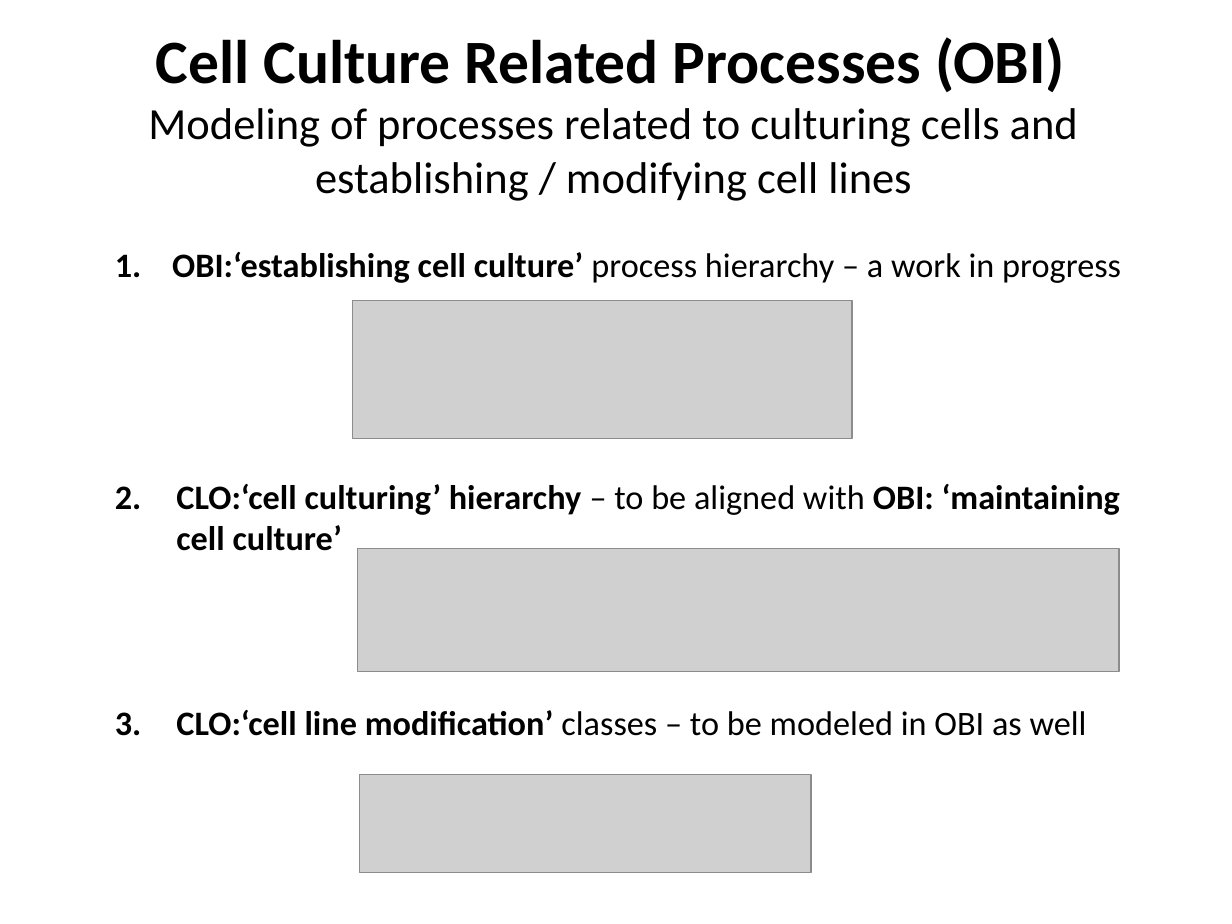
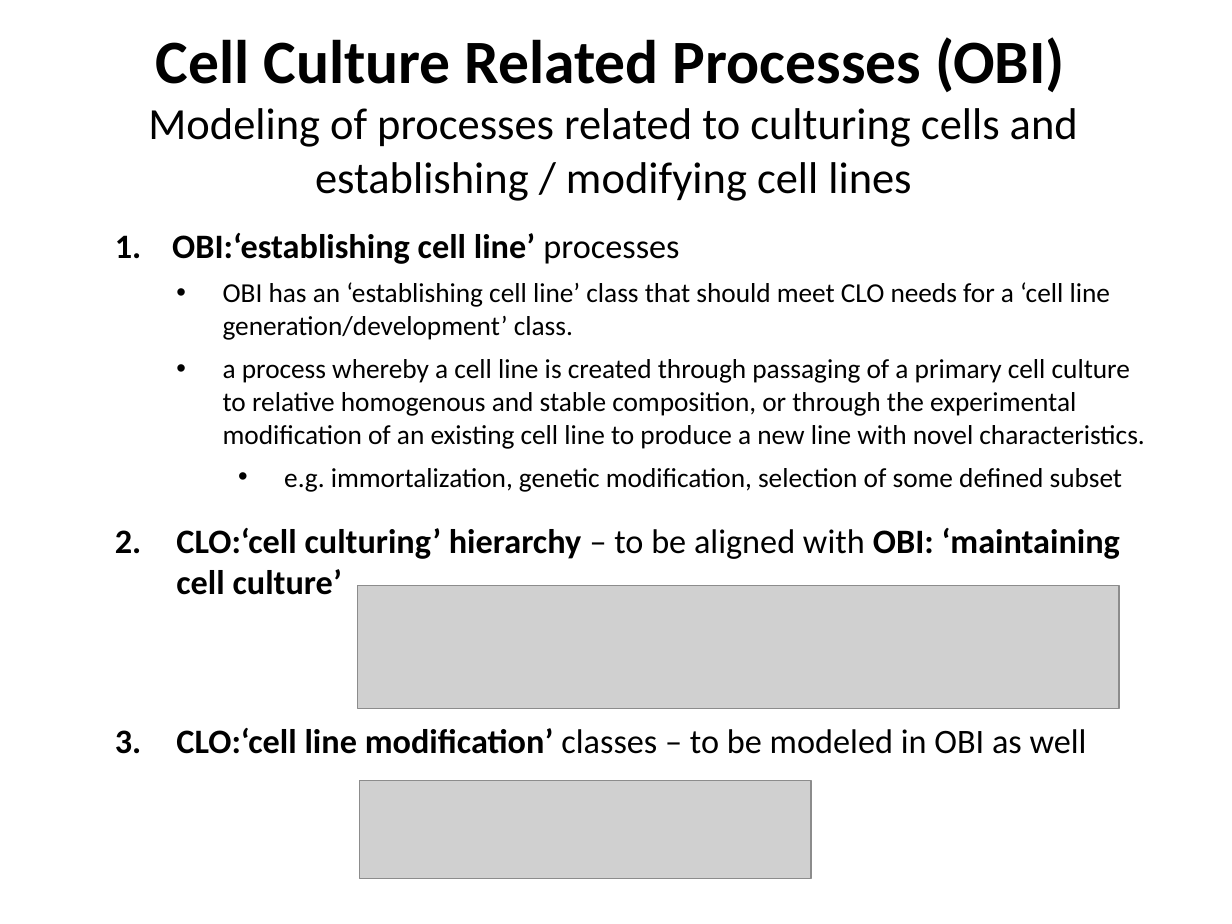
Before and after one commit to obi-ontology/obi-legacy-svn, a slide deck: slide 11 of trunk/docs/presentations/OBI-CLO-CL March 2013 Alignment/3-21-13_CLO-OBI_cell_culture_alignment.pptx (slide 10 before the commit). Drawn at 1232x924 pixels with LibreOffice and Linux fonts; fonts in the diff are those of the drawing; grey boxes stand for pictures. Boxes give left, top, right and bottom in pixels: in the first picture for what was removed or moved away, otherwise in the second. Text is boxed around its words. In the diff, an @@ line names an element or a change of style, - is before the commit and + after.

```diff
--- a/trunk/docs/presentations/OBI-CLO-CL March 2013 Alignment/3-21-13_CLO-OBI_cell_culture_alignment.pptx
+++ b/trunk/docs/presentations/OBI-CLO-CL March 2013 Alignment/3-21-13_CLO-OBI_cell_culture_alignment.pptx
@@ text "1. OBI:‘establishing cell line’ processes": place and size @@
-text "1. OBI:‘establishing cell line’ processes" at [115,252,1121,736]
+text "1. OBI:‘establishing cell line’ processes" at [115,233,1144,754]
@@ text at [115,233,1144,492]: text changed; size 20 to 16 pt @@
-    1. OBI:‘establishing cell culture’ process hierarchy – a work in progress
+    1. OBI:‘establishing cell line’ processes
+      • OBI has an ‘establishing cell line’ class that should meet CLO needs for a ‘cell line generation/development’ class.
+      • a process whereby a cell line is created through passaging of a primary cell culture to relative homogenous and stable composition, or through the experimental modification of an existing cell line to produce a new line with novel characteristics.
+        • e.g. immortalization, genetic modification, selection of some defined subset
@@ picture removed at [352,301,853,439] @@
@@ picture: place and size @@
-picture at [359,548,1120,671]
+picture at [359,585,1120,708]
@@ picture: place and size @@
-picture at [360,774,812,872]
+picture at [360,780,812,878]
```
Also in this commit, not shown: 4 other slides changed, 5 slides added.
